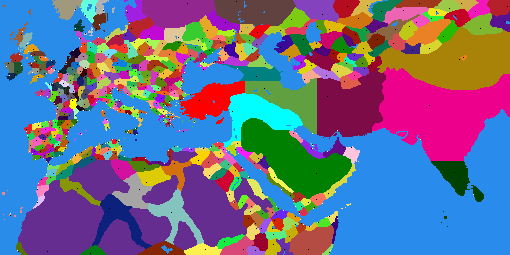
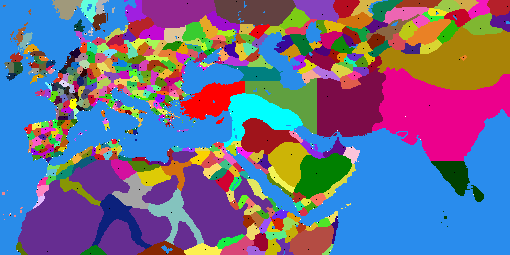
Comparing the layer stacks of the two 510 × 255 images. Changes:
painted on "map_regions" over [left=240, top=116, right=406, bottom=191]
